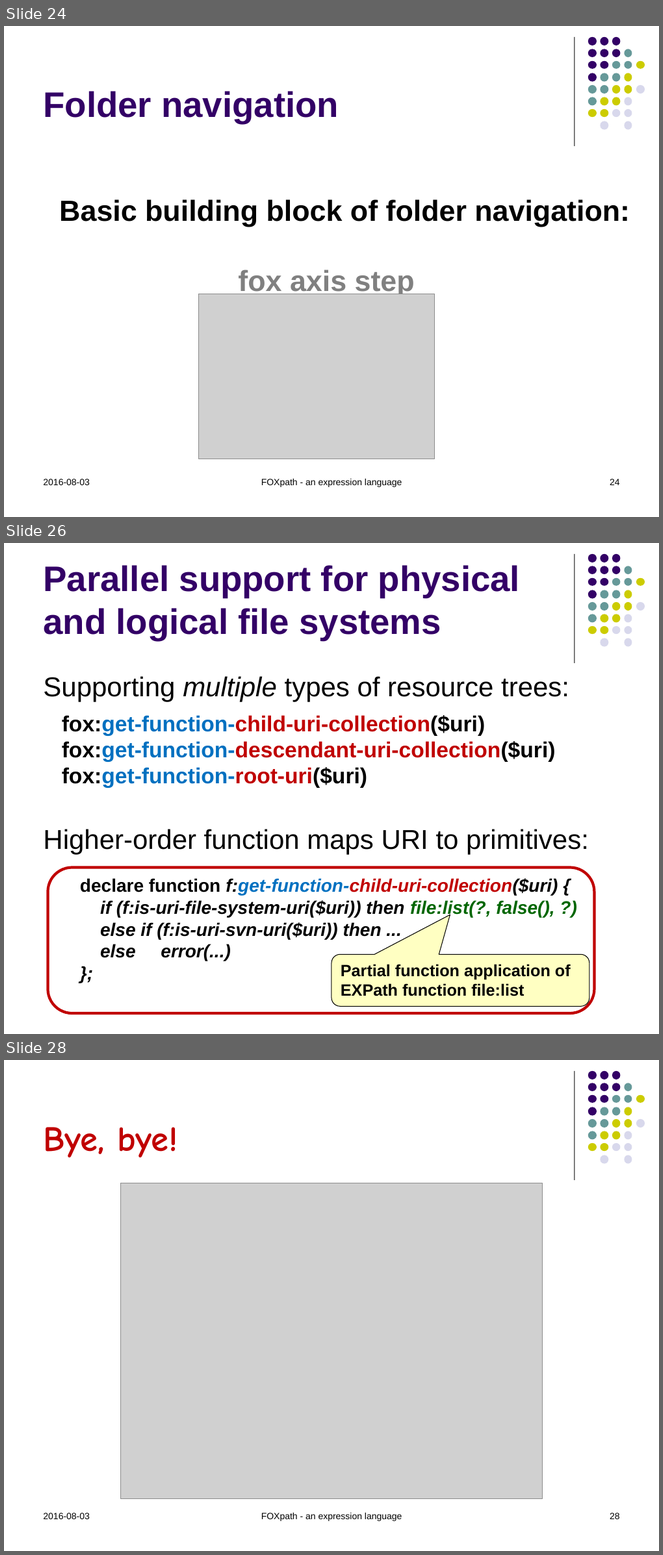
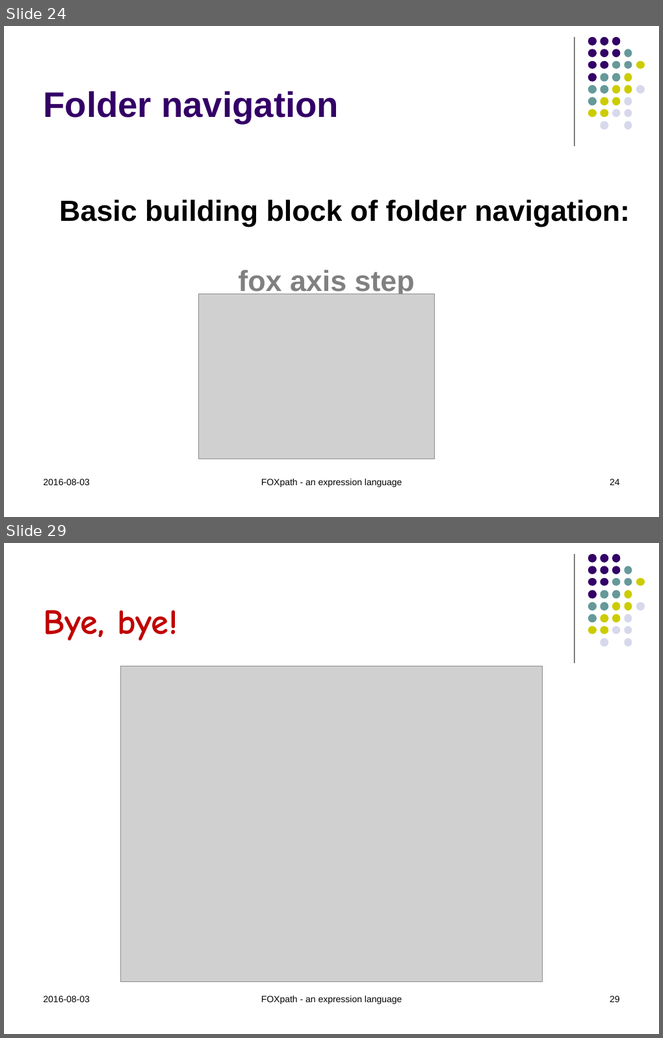
Before and after one commit to hrennau/foxpath, a slide deck: doc/foxpath.pptx. Shown one above the other, each under a label of ours: slides 24, 26 and 28 before the commit, slides 24 and 29 after it; the slides between them are not shown. The pictures are 663x1555 and 663x1038 pixels, drawn with LibreOffice and Linux fonts; fonts in the diff are those of the drawing; grey boxes stand for pictures. Boxes give left, top, right and bottom in pixels: in the first picture for what was removed or moved away, otherwise in the second. Text is boxed around its words. In the diff, an @@ line names an element or a change of style, - is before the commit and + after.

```diff
--- a/doc/foxpath.pptx
+++ b/doc/foxpath.pptx
@@ slide 26 removed at (4,543,659,1034), background #FFFFFF; not listed: 32 template elements that a slide beside it also shows @@
@@ title removed at (43,565,520,641) @@
-Parallel support for physical and logical file systems
@@ text removed at (43,676,589,855) @@
-Supporting multiple types of resource trees:
-Higher-order function maps URI to primitives:
@@ text removed at (62,715,556,788) @@
-fox:get-function-child-uri-collection($uri)
-fox:get-function-descendant-uri-collection($uri)
-fox:get-function-root-uri($uri)
@@ rounded rectangle removed at (48,867,594,1014) @@
@@ text removed at (80,878,558,961) @@
-declare function f:get-function-child-uri-collection($uri) {
-if (f:is-uri-file-system-uri($uri)) then file:list(?, false(), ?)
-else if (f:is-uri-svn-uri($uri)) then ...
-else error(...)
-};
@@ rounded speech box removed at (332,954,590,1006) @@
-Partial function application of
-EXPath function file:list
@@ what was slide 28 is now slide 29 @@
```
Also in this commit, not shown: 7 slides changed, 2 slides added, 2 other files.
